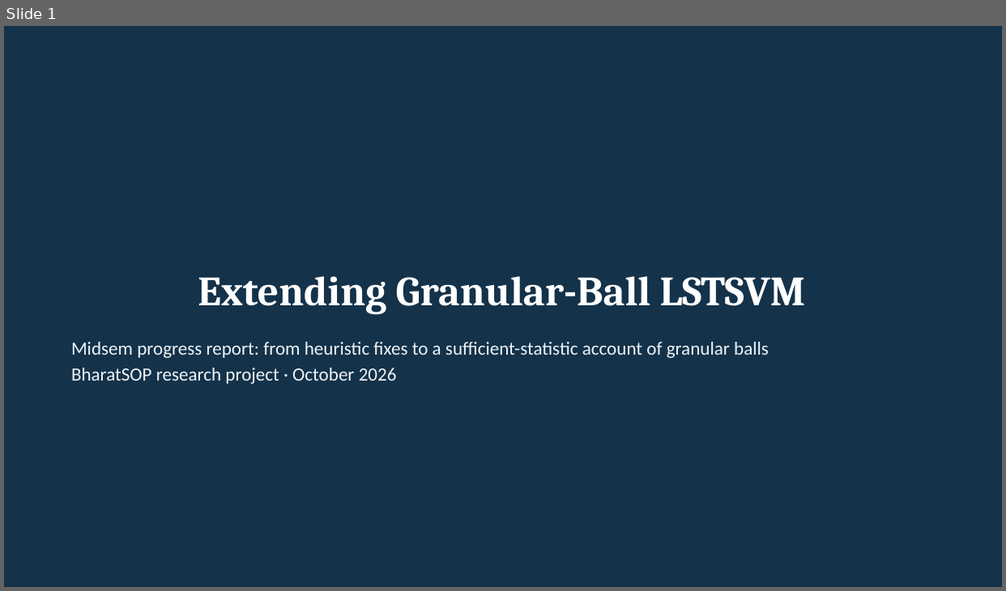
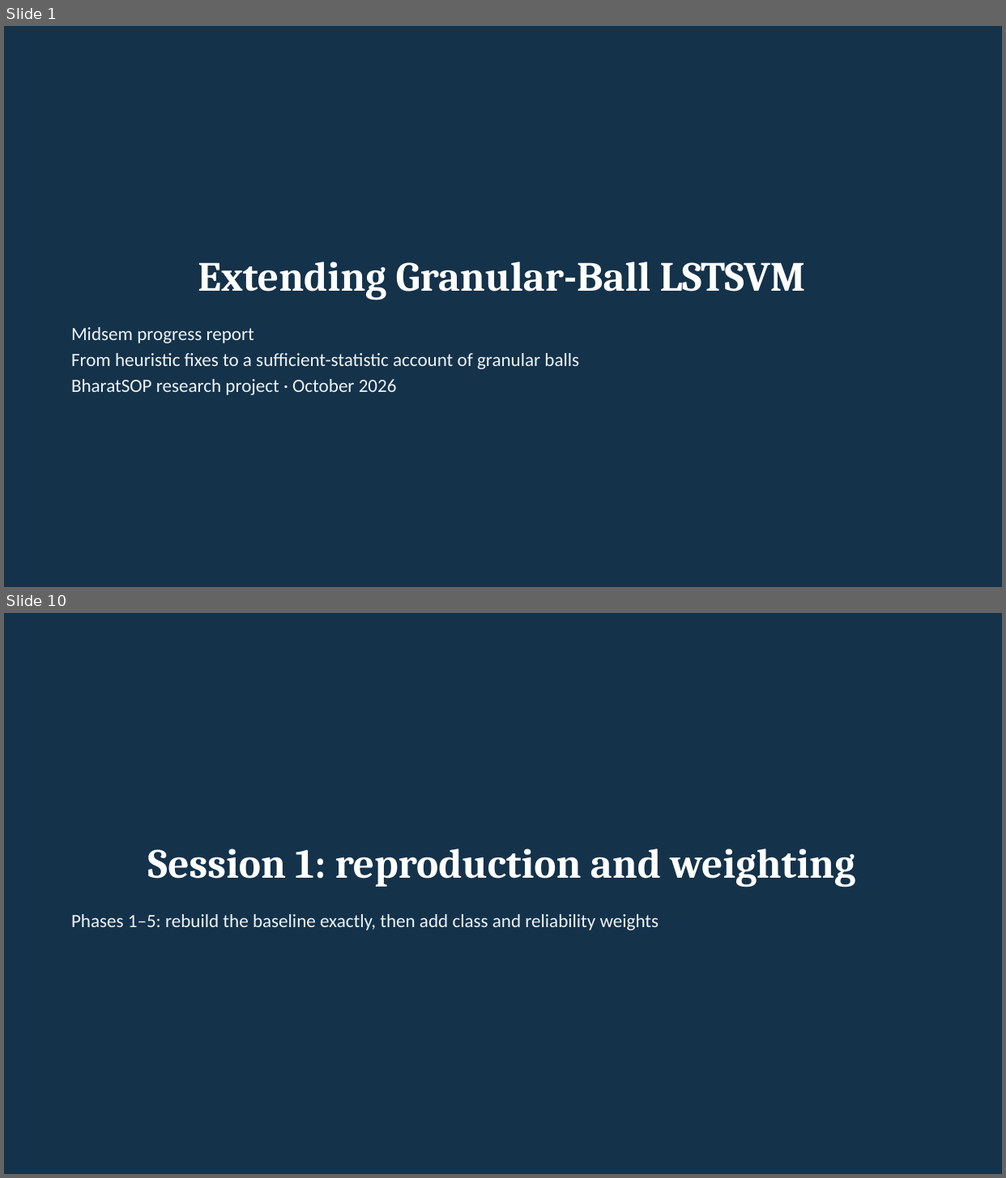
Before and after one commit to Toast24/GBLSTSVM-Ex, a slide deck: docs/midsem/GBLSTSVM_Midsem_Progress.pptx. Shown one above the other, each under a label of ours: slide 1 before the commit, slides 1 and 10 after it; the slides between them are not shown. The pictures are 1006x591 and 1006x1178 pixels, drawn with LibreOffice and Linux fonts; fonts in the diff are those of the drawing. Boxes give left, top, right and bottom in pixels: in the first picture for what was removed or moved away, otherwise in the second. Text is boxed around its words. In the diff, an @@ line names an element or a change of style, - is before the commit and + after.

```diff
--- a/docs/midsem/GBLSTSVM_Midsem_Progress.pptx
+++ b/docs/midsem/GBLSTSVM_Midsem_Progress.pptx
@@ slide 10 added at [4,613,1002,1174], background #14324A @@
@@ title added at [148,849,855,887], 40 pt, text #FFFFFF, bold @@
+Session 1: reproduction and weighting
@@ text added at [71,914,659,931], 18 pt, text #EEF3F6 @@
+Phases 1–5: rebuild the baseline exactly, then add class and reliability weights
@@ slide 1 changed as well @@
@@ title "Extending Granular-Ball LSTSVM": place and size @@
-title "Extending Granular-Ball LSTSVM" at [198,276,806,315]
+title "Extending Granular-Ball LSTSVM" at [198,262,806,300]
@@ text "Midsem progress report": place and size @@
-text "Midsem progress report" at [71,342,769,384]
+text "Midsem progress report" at [71,327,579,395]
@@ text at [71,327,579,369]: text changed @@
-Midsem progress report: from heuristic fixes to a sufficient-statistic account of granular balls
+Midsem progress report
+From heuristic fixes to a sufficient-statistic account of granular balls
```
Also in this commit, not shown: 7 other slides changed, 43 other slides added, 6 slides removed, 49 other files.
